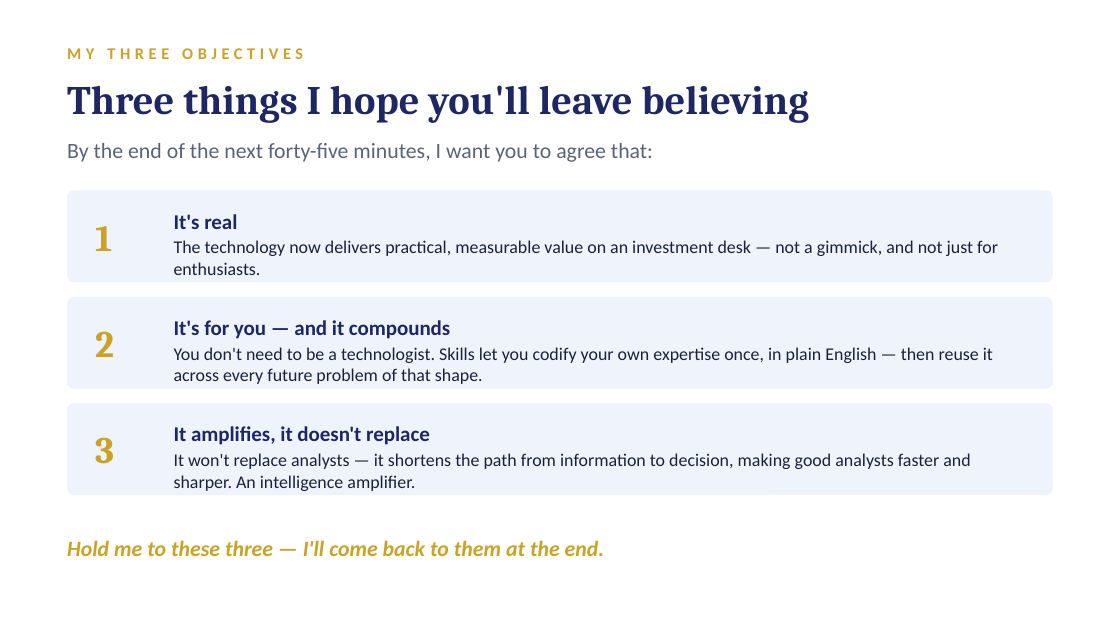
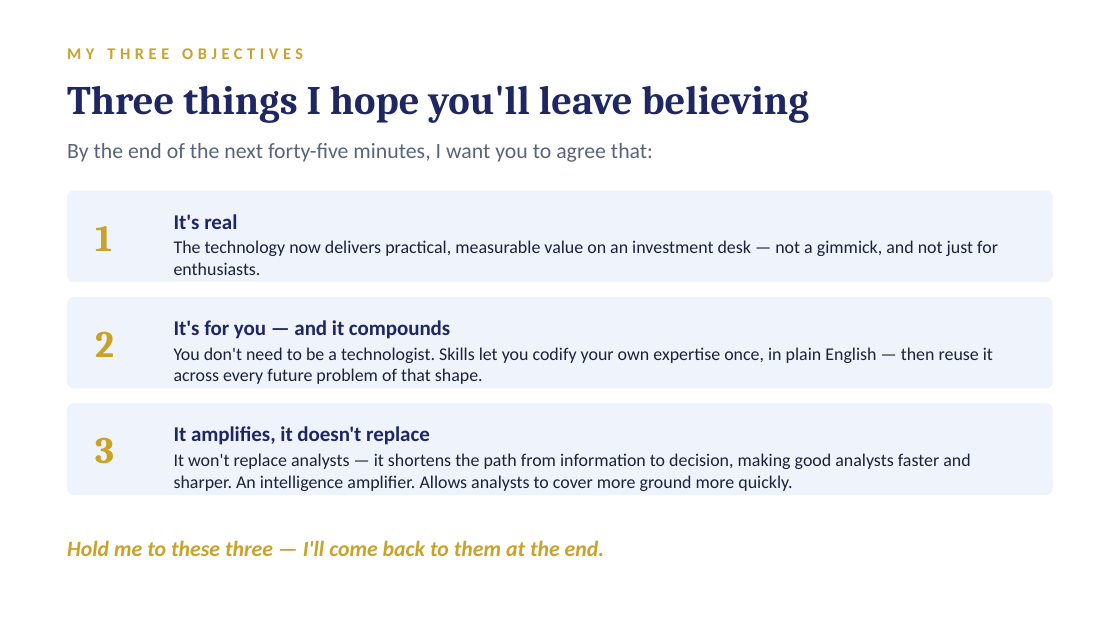
Before and after one commit to simonwatkins/Shane, a slide deck: slide 4 of presentation/an-all-weather-analyst-v3.pptx (slide 3 before the commit). Drawn at 1120x630 pixels with LibreOffice and Linux fonts; fonts in the diff are those of the drawing. Boxes give left, top, right and bottom in pixels: in the first picture for what was removed or moved away, otherwise in the second. Text is boxed around its words. In the diff, an @@ line names an element or a change of style, - is before the commit and + after.

```diff
--- a/presentation/an-all-weather-analyst-v3.pptx
+++ b/presentation/an-all-weather-analyst-v3.pptx
@@ text at [174,453,970,491]: text changed @@
-It won't replace analysts — it shortens the path from information to decision, making good analysts faster and sharper. An intelligence amplifier.
+It won't replace analysts — it shortens the path from information to decision, making good analysts faster and sharper. An intelligence amplifier. Allows analysts to cover more ground more quickly.
```
Also in this commit, not shown: 2 other slides changed, 5 slides added, 5 other files.
